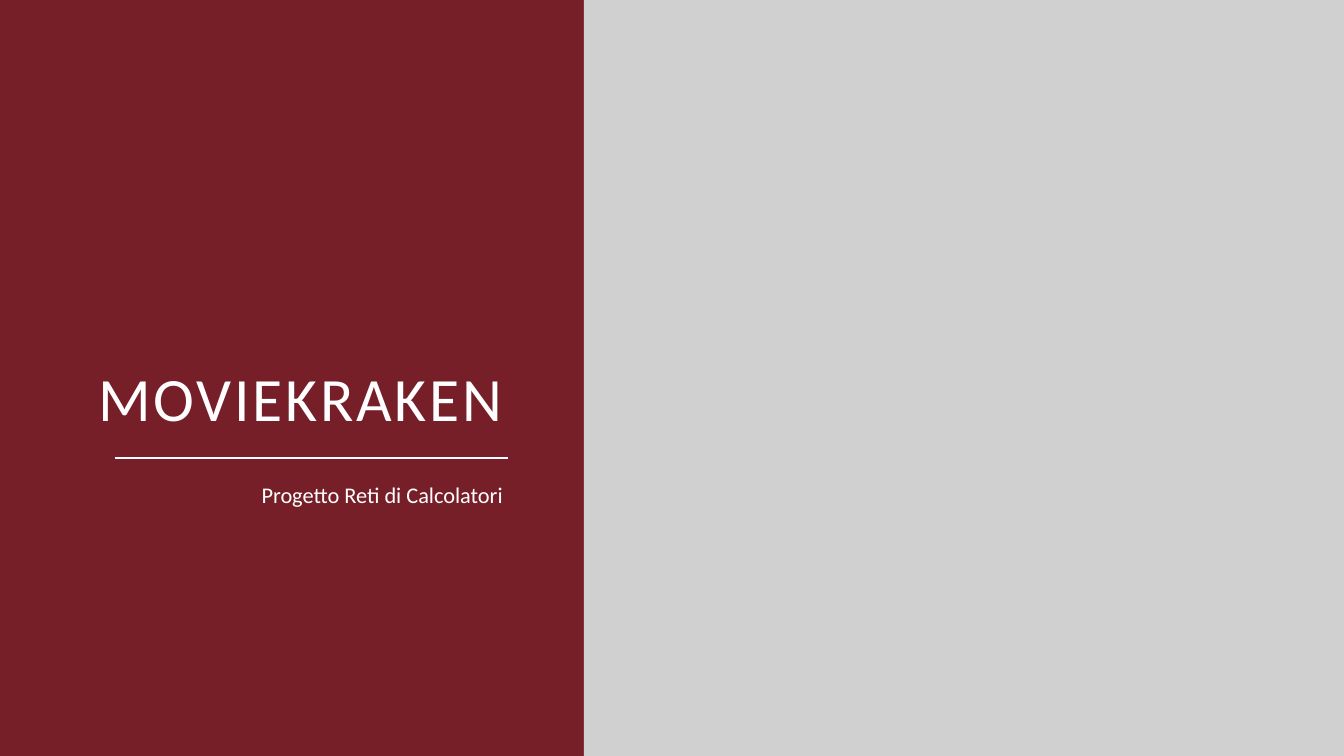
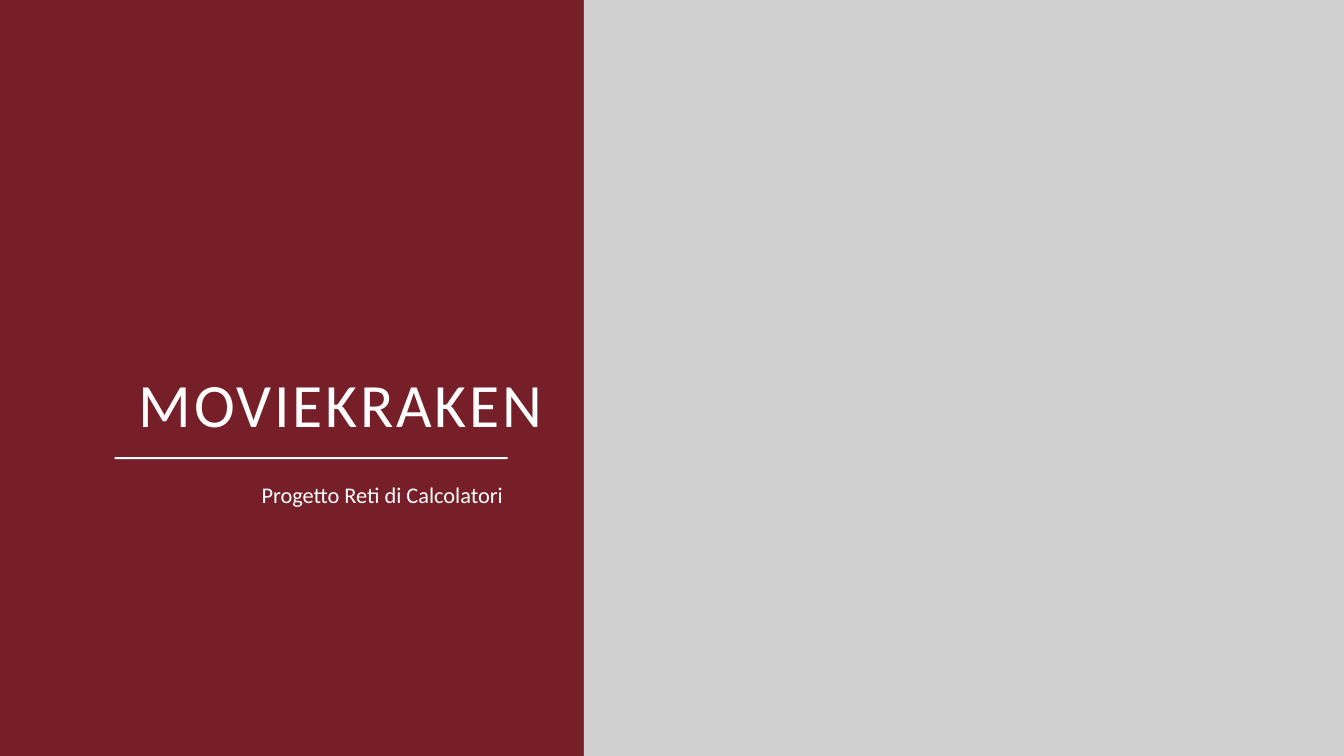
Before and after one commit to akaton97/progetto-RC, a slide deck: slide 1 of Presentazione MovieKraken.pptx. Drawn at 1344x756 pixels with LibreOffice and Linux fonts; fonts in the diff are those of the drawing; grey boxes stand for pictures; background and template pictures are left out. Boxes give left, top, right and bottom in pixels: in the first picture for what was removed or moved away, otherwise in the second. Text is boxed around its words. In the diff, an @@ line names an element or a change of style, - is before the commit and + after.

```diff
--- a/Presentazione MovieKraken.pptx
+++ b/Presentazione MovieKraken.pptx
@@ text "MOVIEKRAKEN": place and size @@
-text "MOVIEKRAKEN" at [98, 381, 502, 422]
+text "MOVIEKRAKEN" at [139, 387, 542, 428]
```
Also in this commit, not shown: 5 other slides changed, 1 slide added, 4 slides removed, 2 other files.
